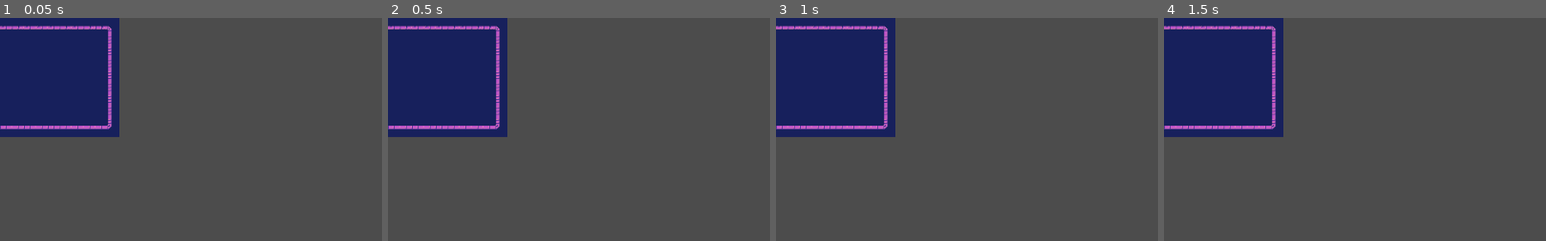
Above: before the commit, frames 1-4 (left to right).
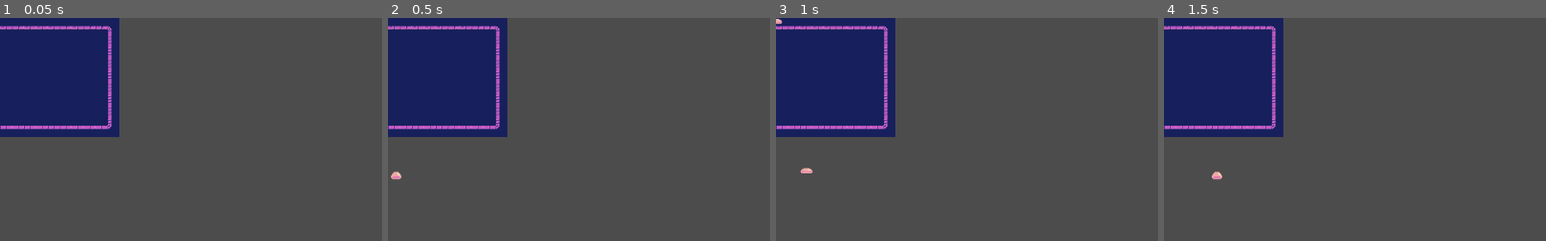
Above: after the commit, the same moments.

Repository: Dawson-Treese/Tower-Defense-Tutorial
Game: Godot game, scene res://Scenes/Level.tscn
The game is run twice, just before and just after one commit, with the same random seed, the same clock (stepped at 60 frames per second) and the same inputs. The project has no main scene, so this scene is started directly.
Inputs (mouse positions are % of the whole screen's width and height, from its top left):
- Up to frame 1 (0.05 s): no input
- Up to frame 2 (0.5 s): no input
- Up to frame 3 (1 s): click (2, 3) at 0.52 s
- Up to frame 4 (1.5 s): click (2, 3) at 1.27 s
The pictures show only the part of the screen within x 0-50%, y 0-50%; the shares and areas given below are measured in that part.

Frame 1 is identical in both runs. In frame 2, less than 0.1% of the frame differs, in the area x 0-4%, y 68-73%; in frame 3, 0.1%, in the area x 0-10%, y 0-70%; in frame 4, less than 0.1%.
Error after the commit: Invalid set index 'text' (on base: 'null instance') with value of type 'String'. (res://Scenes/Level.gd:20)

Commit message:
WIP 1 Level Code and Enemy Scene Code

Diff:
--- a/Assets/Enemy/Enemy.tscn
+++ b/Assets/Enemy/Enemy.tscn
@@ -35,13 +35,15 @@
 height = 0.0
 
 [node name="Enemy" type="PathFollow2D"]
+rotate = false
+loop = false
 script = ExtResource( 2 )
 
 [node name="Area2D" type="Area2D" parent="."]
 
 [node name="AnimatedSprite" type="AnimatedSprite" parent="Area2D"]
 frames = SubResource( 7 )
-frame = 1
+frame = 3
 playing = true
 
 [node name="CollisionShape2D" type="CollisionShape2D" parent="Area2D"]
--- /dev/null
+++ b/Scenes/Level.gd
@@ -0,0 +1,36 @@
+extends Node2D
+
+
+var tower = load("res://Assets/Enemy/Enemy.tscn")
+var enemy = load("res://Assets/Enemy/Enemy.tscn")
+var instance
+
+var building = false
+
+var cash = 50
+var wave = 0
+var mobs_left = 0
+var wave_mobs = [5, 15, 30]
+
+
+func _ready():
+	$WaveTimer.start()
+
+func _physics_process(delta):
+	$CashLabel.text = "cash: " + str(cash)
+
+
+func _on_MobTimer_timeout():
+	pass # Replace with function body.
+
+
+func _on_WaveTimer_timeout():
+	mobs_left = wave_mobs[wave]
+	$MobTimer.start()
+
+
+func _on_TextureButton_pressed():
+	if !building and cash >= 25:
+		instance = tower.instance()
+		add_child(instance)
+		building = true
--- a/Scenes/Level.tscn
+++ b/Scenes/Level.tscn
@@ -1,10 +1,45 @@
-[gd_scene load_steps=2 format=2]
+[gd_scene load_steps=5 format=2]
 
 [ext_resource path="res://Environment/Tiles/Tilemap.tscn" type="PackedScene" id=1]
+[ext_resource path="res://Assets/Enemy/Enemy.tscn" type="PackedScene" id=2]
+[ext_resource path="res://Scenes/Level.gd" type="Script" id=3]
+
+[sub_resource type="Curve2D" id=1]
+_data = {
+"points": PoolVector2Array( 0, 0, 0, 0, -29.0991, 209.208, 0, 0, 0, 0, 133.536, 208.854, 0, 0, 0, 0, 278.139, 206.379, 0, 0, 0, 0, 301.473, 117.637, 0, 0, 0, 0, 196.822, 118.344 )
+}
 
 [node name="Level" type="Node2D"]
+script = ExtResource( 3 )
 
 [node name="Tiles" type="Navigation2D" parent="."]
 
 [node name="Tilemap" parent="Tiles" instance=ExtResource( 1 )]
 tile_data = PoolIntArray( 65535, 1, 0, 0, 1, 1, 1, 1, 2, 2, 1, 1, 3, 1, 1, 4, 1, 1, 5, 1, 2, 6, 1, 1, 7, 1, 2, 8, 1, 2, …(1873 unchanged characters)…
+
+[node name="Path2D" type="Path2D" parent="."]
+curve = SubResource( 1 )
+
+[node name="Enemy" parent="Path2D" instance=ExtResource( 2 )]
+position = Vector2( -19.4031, 209.186 )
+offset = 9.7
+
+[node name="WaveTimer" type="Timer" parent="."]
+one_shot = true
+
+[node name="MobTimer" type="Timer" parent="."]
+
+[node name="UI" type="Control" parent="."]
+margin_right = 40.0
+margin_bottom = 40.0
+__meta__ = {
+"_edit_use_anchors_": false
+}
+
+[node name="TextureButton" type="TextureButton" parent="UI"]
+margin_right = 40.0
+margin_bottom = 40.0
+
+[connection signal="timeout" from="WaveTimer" to="." method="_on_WaveTimer_timeout"]
+[connection signal="timeout" from="MobTimer" to="." method="_on_MobTimer_timeout"]
+[connection signal="pressed" from="UI/TextureButton" to="." method="_on_TextureButton_pressed"]
